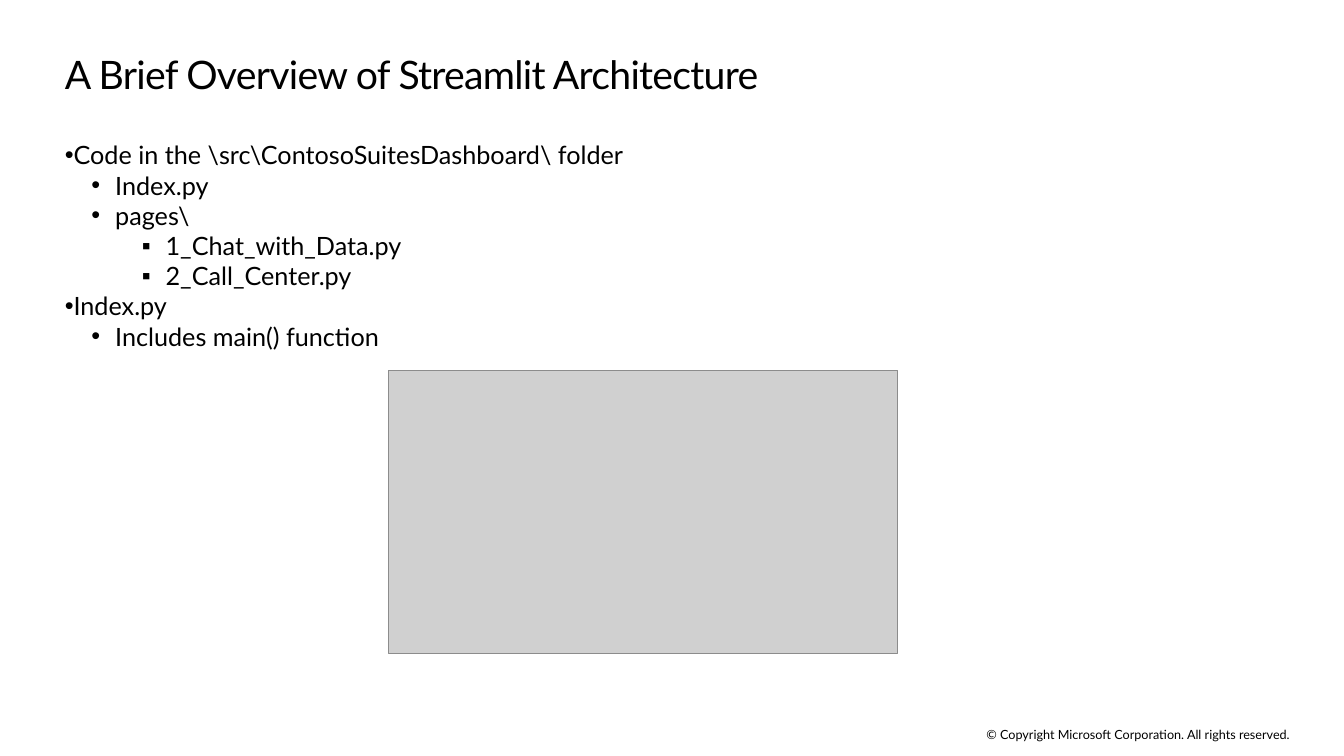
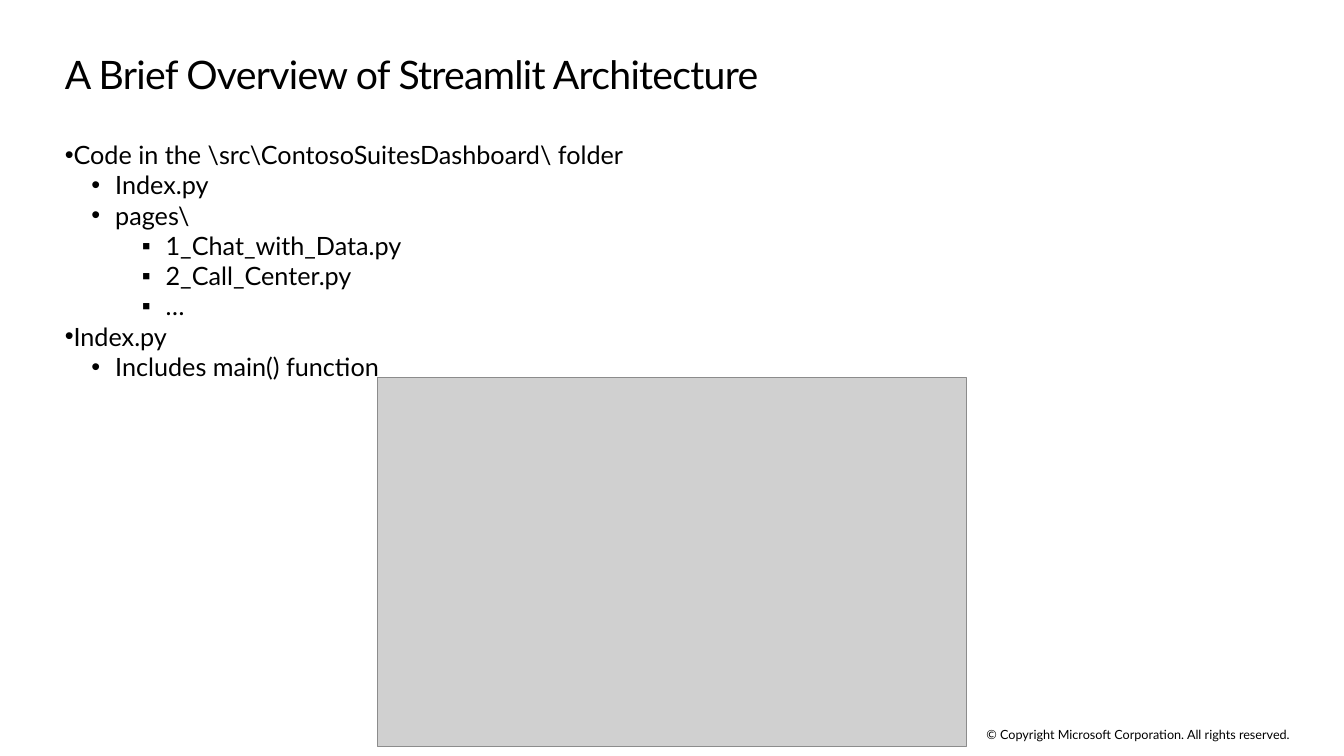
Before and after one commit to microsoft/TechExcel-Integrating-Azure-PaaS-and-AI-Services-for-AI-Design-Wins, a slide deck: slide 12 of slides/Lab Slides.pptx (slide 15 before the commit). Drawn at 1344x756 pixels with LibreOffice and Linux fonts; fonts in the diff are those of the drawing; grey boxes stand for pictures. Boxes give left, top, right and bottom in pixels: in the first picture for what was removed or moved away, otherwise in the second. Text is boxed around its words. In the diff, an @@ line names an element or a change of style, - is before the commit and + after.

```diff
--- a/slides/Lab Slides.pptx
+++ b/slides/Lab Slides.pptx
@@ text at (x1=74, y1=145, x2=623, y2=381): paragraph added @@
+    ▪ …
@@ picture resized from (x1=389, y1=370, x2=898, y2=653) to (x1=378, y1=378, x2=967, y2=747) @@
```
Also in this commit, not shown: 16 other slides changed, 10 slides added, 19 slides removed.
